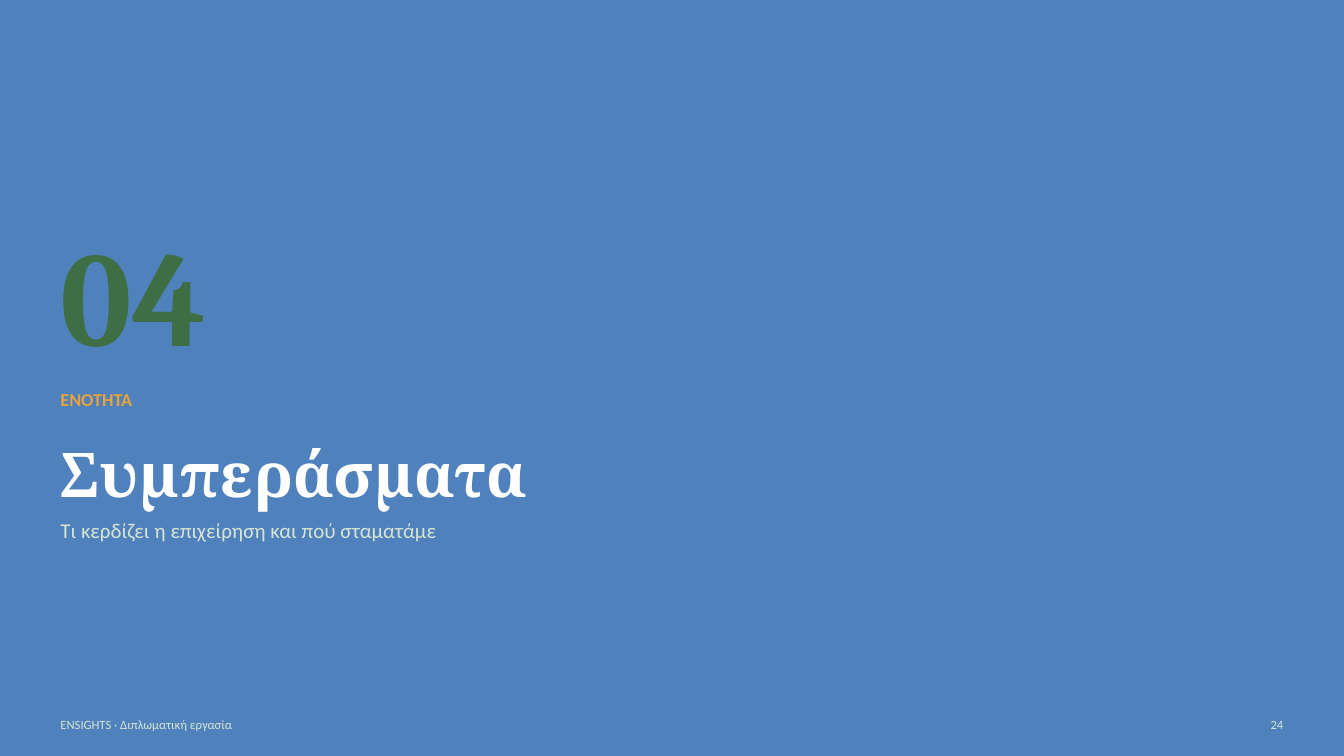
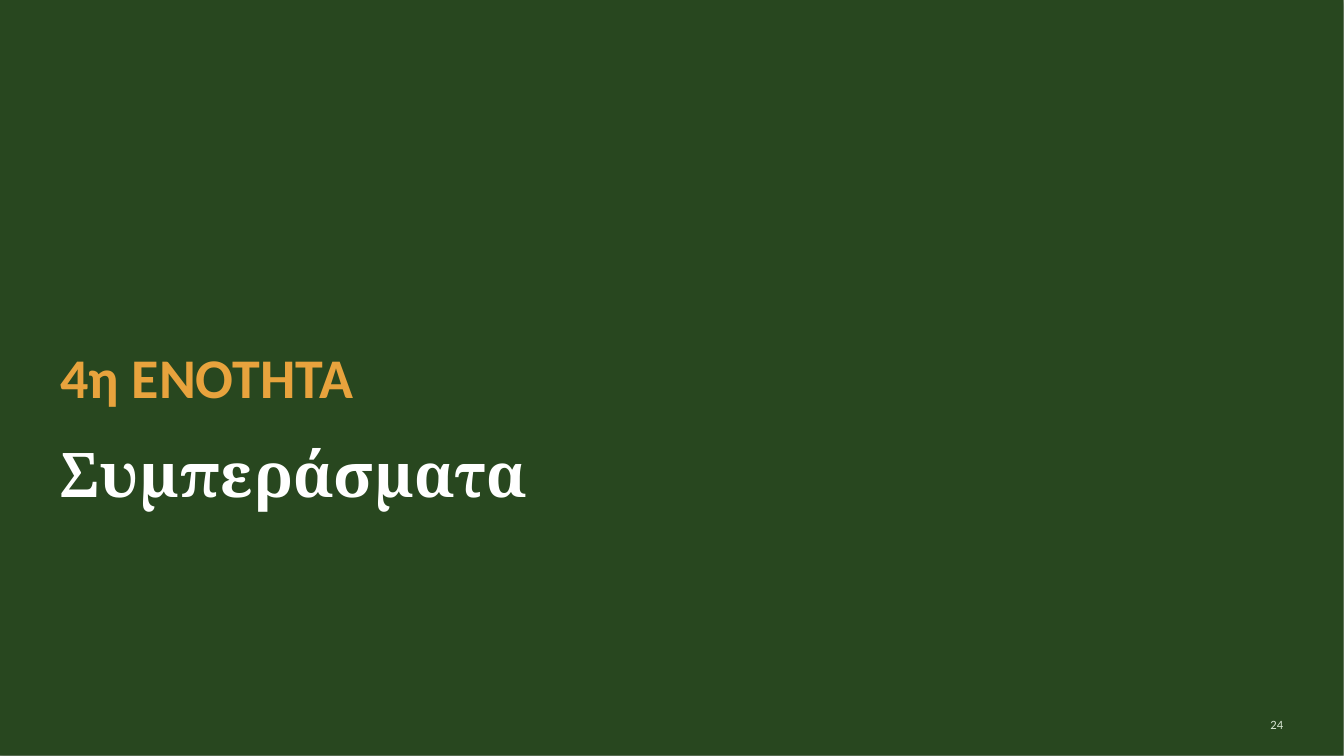
Before and after one commit to xrhstosmour/ensights, a slide deck: slide 24 of documents/ensights-thesis-defense.pptx. Drawn at 1344x756 pixels with LibreOffice and Linux fonts; fonts in the diff are those of the drawing. Boxes give left, top, right and bottom in pixels: in the first picture for what was removed or moved away, otherwise in the second. Text is boxed around its words. In the diff, an @@ line names an element or a change of style, - is before the commit and + after.

```diff
--- a/documents/ensights-thesis-defense.pptx
+++ b/documents/ensights-thesis-defense.pptx
@@ rectangle at (x1=0, y1=0, x2=1344, y2=756): fill #4F81BD to #28471F @@
@@ text removed at (x1=60, y1=254, x2=206, y2=347) @@
-04
@@ text at (x1=61, y1=361, x2=353, y2=407): text changed; size 13 to 40 pt @@
-ΕΝΟΤΗΤΑ
+4η ΕΝΟΤΗΤΑ
@@ text removed at (x1=60, y1=523, x2=436, y2=542) @@
-Τι κερδίζει η επιχείρηση και πού σταματάμε
@@ text removed at (x1=60, y1=720, x2=232, y2=731) @@
-ENSIGHTS · Διπλωματική εργασία
```
Also in this commit, not shown: 5 other slides changed.
